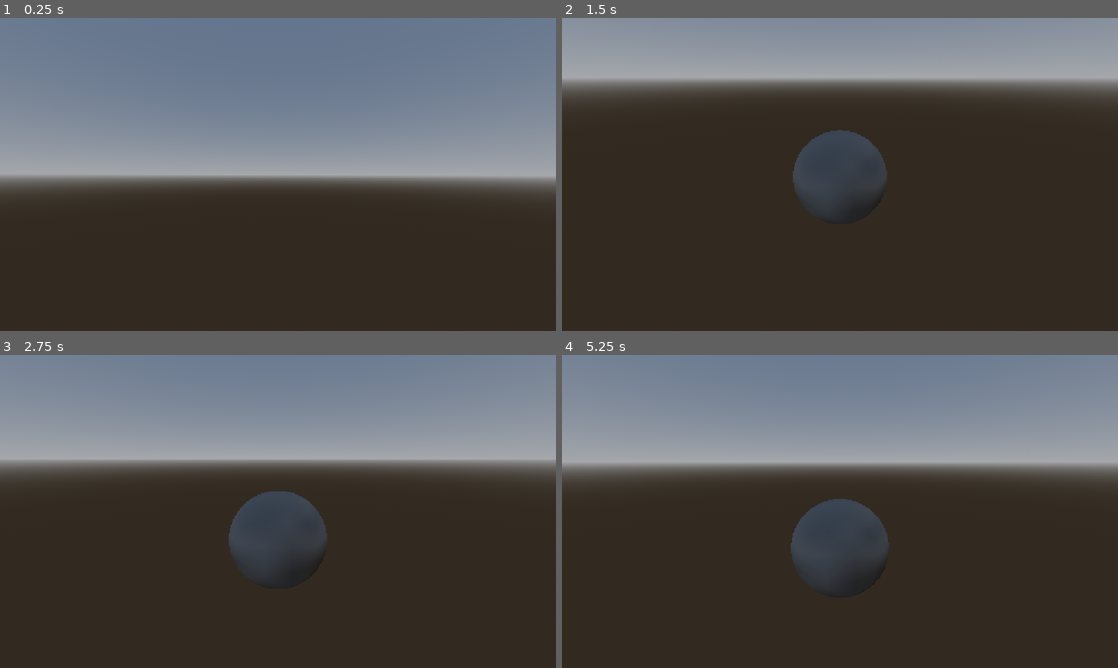
Above: before the commit, frames 1-4 (two rows, left to right).
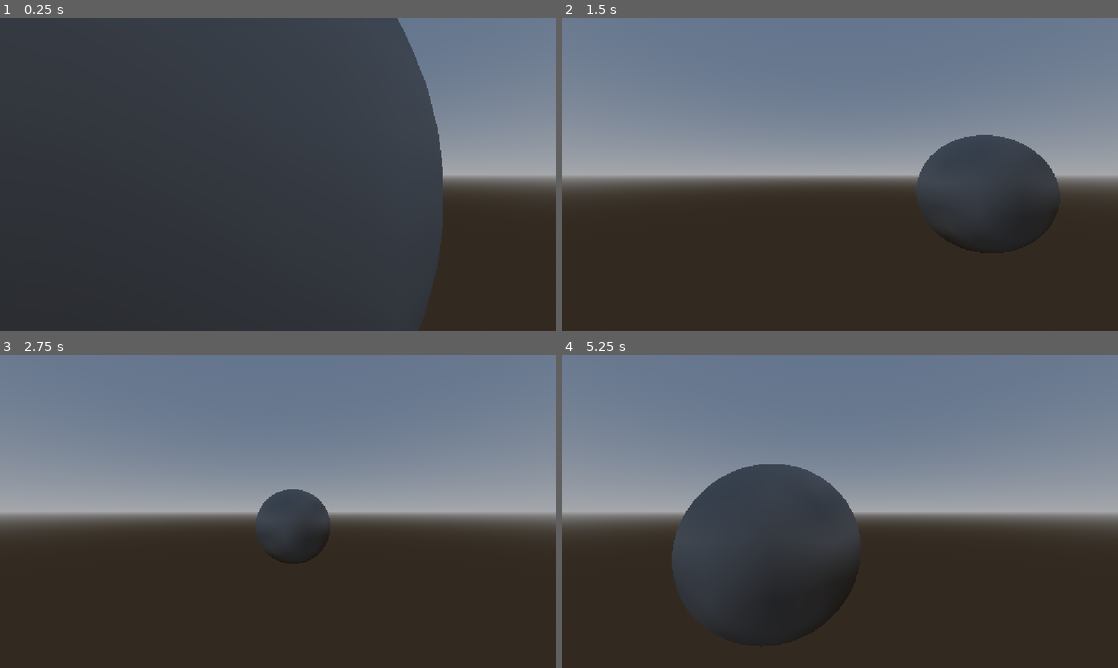
Above: after the commit, the same moments.

Repository: EJC300/Space-Template
Game: Godot game, scene res://scenes/test.tscn
The game is run twice, just before and just after one commit, with the same random seed, the same clock (stepped at 60 frames per second) and the same inputs. The project has no main scene, so this scene is started directly.
Inputs:
- Up to frame 1 (0.25 s): no input
- Up to frame 2 (1.5 s): hold D (strafe_right) 0.53-1.28 s; tap Z (lower) at 0.6 s; tap X (raise) at 0.8, 1.35 s; hold S (throttle_down) from 1.28 s (still down)
- Up to frame 3 (2.75 s): tap Z (lower) at 1.55, 2.1 s; release S (throttle_down) at 2.03 s; hold D (strafe_right) from 2.03 s (still down); tap X (raise) at 2.3 s
- Up to frame 4 (5.25 s): release D (strafe_right) at 2.78 s; hold W (throttle_up) 2.78-3.53 s; tap X (raise) at 2.85, 3.8, 4.35 s; tap Z (lower) at 3.05, 3.6, 4.55, 5.1 s; hold A (strafe_left) 3.53-5.03 s; hold S (throttle_down) from 5.03 s (still down)

The runs differ from the first frame. In frame 1, 59% of the frame differs, in the area x 0-80%, y 0-100%; in frame 2, 56%; in frame 3, 33%; in frame 4, 34%.

Commit message:
Linear Thrusters Implemented

Diff:
--- a/space-flight-template/resources/test_ship.tres
+++ b/space-flight-template/resources/test_ship.tres
@@ -5,4 +5,12 @@
 [resource]
 script = ExtResource("1_tgrjw")
 model_name = "Fighter.fbx"
+ship_name = "BugaSphere"
+mass = 1.0
+thrust_forward = 102.0
+thrust_reverse = 40.0
+thrust_strafe = 5.0
+thrust_vertical = 5.0
+max_speed = 100.0
+max_angular_speed = 100.0
 metadata/_custom_type_script = "uid://d3lvlgcryj7ru"
--- a/space-flight-template/scenes/test.tscn
+++ b/space-flight-template/scenes/test.tscn
@@ -1,6 +1,10 @@
 [gd_scene format=3 uid="uid://c3o7dlogb703j"]
 
 [ext_resource type="Script" uid="uid://di16pcml4yljd" path="res://systems/chase_camera.gd" id="1_errlg"]
+[ext_resource type="Script" uid="uid://3uwgvboah2gj" path="res://ship_scripts/player_ship_controller.gd" id="1_j5jx5"]
+[ext_resource type="Resource" uid="uid://d4aa31a4g3udi" path="res://resources/test_ship.tres" id="2_lpvoh"]
+[ext_resource type="Script" uid="uid://bmwpoy4vjkbre" path="res://space_ship_components/thruster.gd" id="3_at5dv"]
+[ext_resource type="Script" uid="uid://bwsu3f4setc7i" path="res://space_ship_components/add_axis_torque.gd" id="4_jcd4p"]
 
 [sub_resource type="SphereShape3D" id="SphereShape3D_g4v7s"]
 
@@ -17,20 +21,33 @@
 
 [node name="Test" type="Node3D" unique_id=1016042155]
 
-[node name="RigidBody3D" type="RigidBody3D" parent="." unique_id=1627792062]
+[node name="TestBugaSphere" type="RigidBody3D" parent="." unique_id=1627792062 node_paths=PackedStringArray("thrust", "maneuver")]
+gravity_scale = 0.0
+script = ExtResource("1_j5jx5")
+data = ExtResource("2_lpvoh")
+thrust = NodePath("Thruster")
+maneuver = NodePath("ManeuveringThrust")
 
-[node name="CollisionShape3D" type="CollisionShape3D" parent="RigidBody3D" unique_id=1438420750]
+[node name="CollisionShape3D" type="CollisionShape3D" parent="TestBugaSphere" unique_id=1438420750]
 shape = SubResource("SphereShape3D_g4v7s")
 
-[node name="MeshInstance3D" type="MeshInstance3D" parent="RigidBody3D" unique_id=912983035]
+[node name="MeshInstance3D" type="MeshInstance3D" parent="TestBugaSphere" unique_id=912983035]
 mesh = SubResource("SphereMesh_g4v7s")
+
+[node name="Thruster" type="Node3D" parent="TestBugaSphere" unique_id=1065335695]
+script = ExtResource("3_at5dv")
+metadata/_custom_type_script = "uid://bmwpoy4vjkbre"
+
+[node name="ManeuveringThrust" type="Node3D" parent="TestBugaSphere" unique_id=1416347266]
+script = ExtResource("4_jcd4p")
+metadata/_custom_type_script = "uid://bwsu3f4setc7i"
 
 [node name="chase_camera" type="Camera3D" parent="." unique_id=891074309 node_paths=PackedStringArray("target")]
 transform = Transform3D(-1, 0, 8.742278e-08, 0, 1, 0, -8.742278e-08, 0, -1, 0, 0, -0.91919863)
 environment = SubResource("Environment_bl13t")
 script = ExtResource("1_errlg")
-target = NodePath("../RigidBody3D")
+target = NodePath("../TestBugaSphere")
 max_follow_distance = 2.0
 follow_height = 0.2
-max_target_speed = 30.0
+max_target_speed = 120.0
 metadata/_custom_type_script = "uid://di16pcml4yljd"
--- /dev/null
+++ b/space-flight-template/ship_scripts/player_ship_controller.gd
@@ -0,0 +1,44 @@
+extends RigidBody3D
+class_name PlayerShipController
+@export var data : ShipData
+@export var thrust : Thruster
+@export var maneuver : ManeuveringThrust
+var thrust_direction : Vector3
+var radial_thrust_direction : Vector3
+var inputVector : Vector3
+var inputRadialVector : Vector3
+
+func _ready() -> void:
+	linear_damp_mode = RigidBody3D.DAMP_MODE_REPLACE
+	linear_damp = 0.0
+
+func flight_assist(state :  PhysicsDirectBodyState3D):
+	var velocity = state.linear_velocity
+	var speed = velocity.length()/data.max_speed
+	print(velocity.length())
+	var damped_velocity = velocity.normalized() * speed * data.max_speed
+	thrust.add_thrust(self,-damped_velocity)
+
+func apply_thrust():
+	thrust_direction = inputVector
+	thrust_direction.x *= data.thrust_strafe
+	thrust_direction.y *= data.thrust_vertical
+
+	if inputVector.z >= 0.0:
+		thrust_direction.z *= data.thrust_forward
+	elif inputVector.z < 0.0:
+		thrust_direction.z *= data.thrust_reverse
+	thrust.add_thrust(self,thrust_direction)
+func input_thrust():
+	inputVector.z = Input.get_axis("throttle_down","throttle_up")
+	inputVector.x = Input.get_axis("strafe_left","strafe_right")
+	inputVector.y = Input.get_axis("lower","raise")
+func input_radial_thrust():
+	pass
+func _process(_delta: float) -> void:
+	input_thrust()
+func _physics_process(_delta: float) -> void:
+	apply_thrust()
+
+func _integrate_forces(state: PhysicsDirectBodyState3D) -> void:
+	flight_assist(state)
--- a/space-flight-template/space_ship_components/add_axis_torque.gd
+++ b/space-flight-template/space_ship_components/add_axis_torque.gd
@@ -1,4 +1,5 @@
 extends Node3D
 class_name ManeuveringThrust
-#connected to ship_controller - ship controller is controlled with player or AI
-signal add_axis_torque(body:RigidBody3D,force : Vector3)
+
+func add_axis_torque(body:RigidBody3D,force : Vector3):
+	body.apply_torque(force)
--- a/space-flight-template/space_ship_components/thruster.gd
+++ b/space-flight-template/space_ship_components/thruster.gd
@@ -1,5 +1,6 @@
 extends Node3D
 
 class_name Thruster
-#connected to ship_controller - ship controller is controlled with player or AI
-signal add_thrust(body:RigidBody3D,force : Vector3)
+
+func add_thrust(body:RigidBody3D,force : Vector3):
+	body.apply_central_force(force)
--- a/space-flight-template/systems/chase_camera.gd
+++ b/space-flight-template/systems/chase_camera.gd
@@ -18,7 +18,7 @@
 func chase_target(dt : float):
 	var xform = target.transform.translated_local(offset)
 	var speed = target.linear_velocity.length()
-	speed = min(speed,max_target_speed)
+	speed = clampf(speed,0.5,max_target_speed)
 	current_transform = global_transform.interpolate_with(xform, speed * dt)
 	global_transform = current_transform.orthonormalized()
 
@@ -26,12 +26,13 @@
 func look_target(dt : float):
 	var angular_speed = deg_to_rad( target.linear_velocity.length() / 4.0)
 	angular_speed = rad_to_deg( min(angular_speed,max_target_speed * 0.5))
+	angular_speed = min(angular_speed,0.0)
 	var direction = (target.global_position  - global_position).normalized()
 	var point = transform.translated_local(target.basis.z * 10).origin
-	var current_rotation = Quaternion(Vector3.FORWARD,Vector3(direction.x,direction.y,direction.z) + point)
-	var new_rotation = transform.basis.slerp(current_rotation,angular_speed * dt)
+	var current_rotation = Quaternion(-target.basis.z,Vector3(direction.x,direction.y,0.0) + point)
+	var new_rotation = transform.basis.slerp(current_rotation,angular_speed* dt)
 	transform.basis = new_rotation.orthonormalized()
 
 func _physics_process(delta: float) -> void:
+	chase_target(delta)
 	look_target(delta)
-	chase_target(delta)
Not shown, added: space-flight-template/ship_scripts/player_ship_controller.gd.uid
